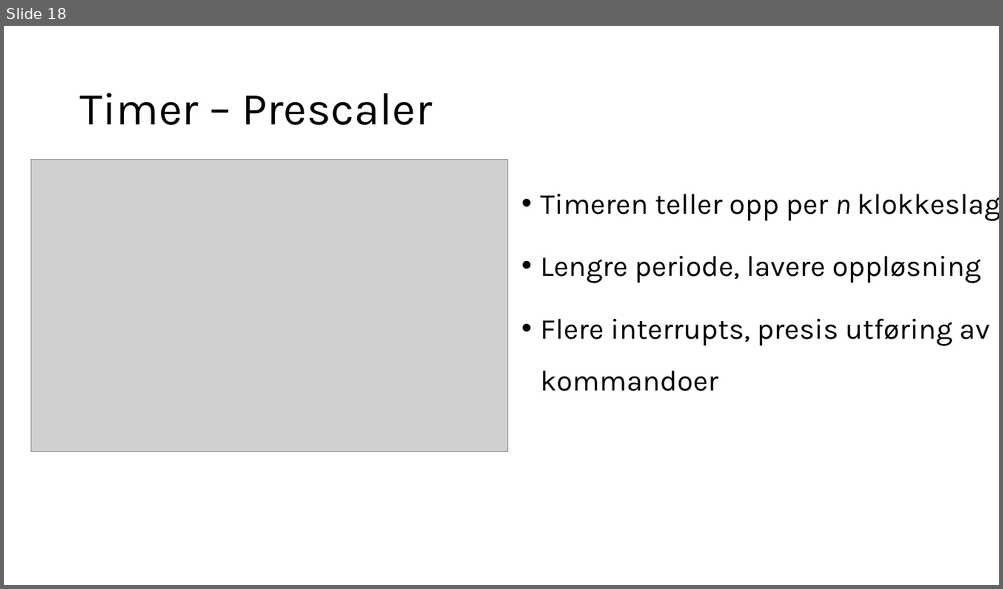
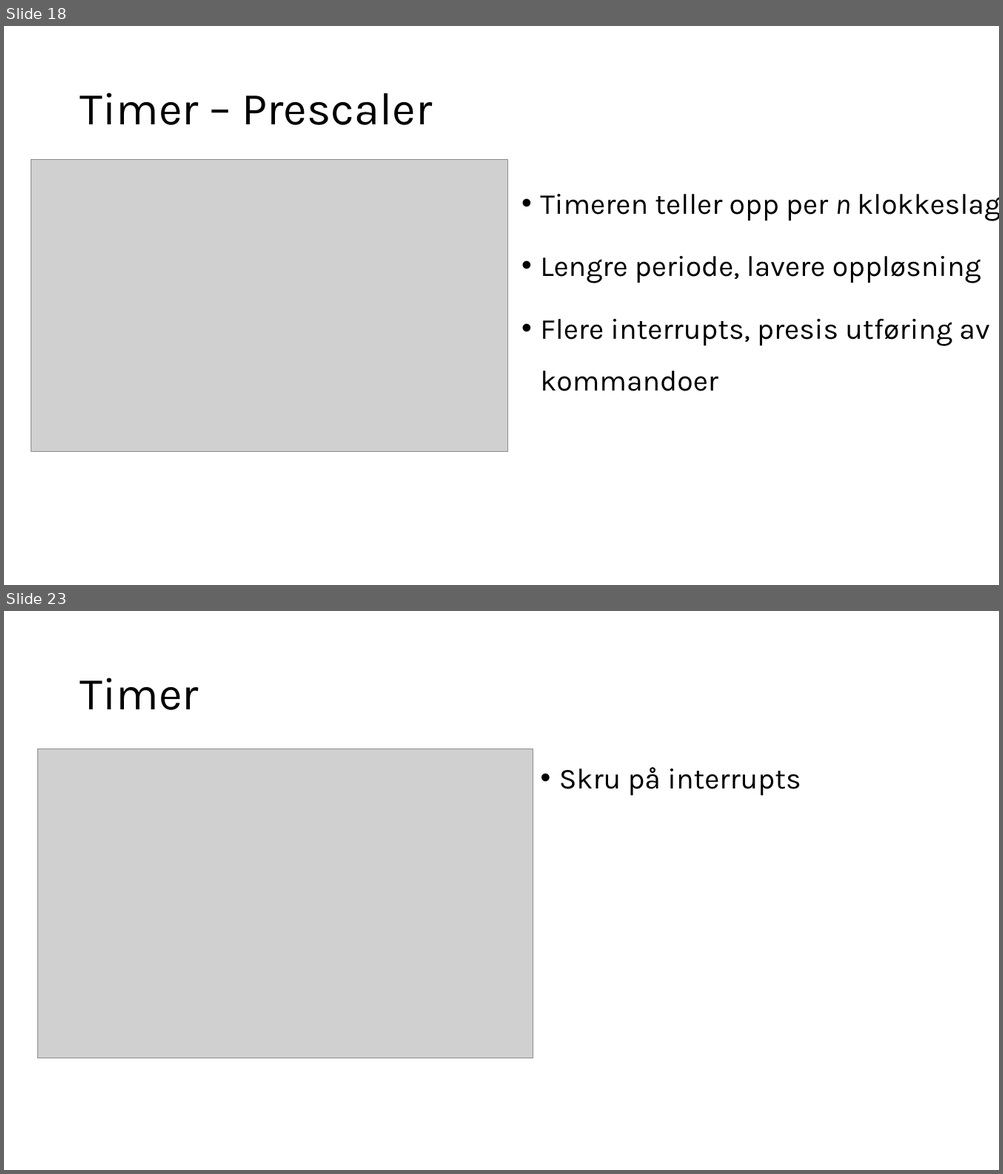
Before and after one commit to ElektraVerksted/AVR-kurs, a slide deck: Kursdag 2/Dag to.pptx. Shown one above the other, each under a label of ours: slide 18 before the commit, slides 18 and 23 after it; the slides between them are not shown. The pictures are 1003x589 and 1003x1174 pixels, drawn with LibreOffice and Linux fonts; fonts in the diff are those of the drawing; grey boxes stand for pictures. Boxes give left, top, right and bottom in pixels: in the first picture for what was removed or moved away, otherwise in the second. Text is boxed around its words. In the diff, an @@ line names an element or a change of style, - is before the commit and + after.

```diff
--- a/Kursdag 2/Dag to.pptx
+++ b/Kursdag 2/Dag to.pptx
@@ slide 23 added at <box>4,611,999,1170</box>, background #FFFFFF @@
@@ title added at <box>79,678,199,710</box>, 44 pt, text #000000 @@
+Timer
@@ picture added at <box>37,749,533,1059</box> @@
@@ text added at <box>559,767,800,796</box>, 28 pt, text #000000 @@
+• Skru på interrupts
```
Also in this commit, not shown: 1 slide changed, 9 other slides added, 1 slide removed.
